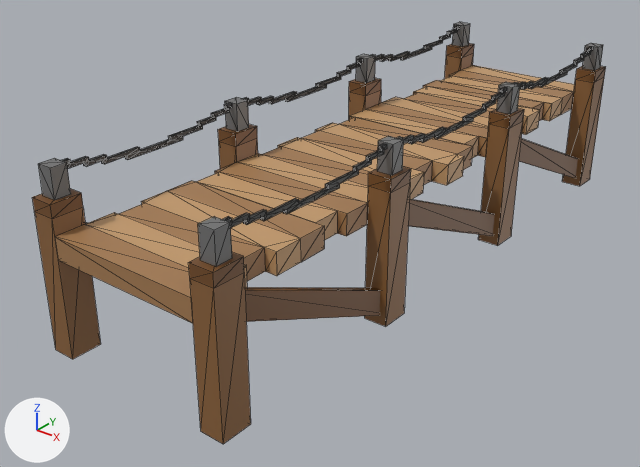
Two versions of the FBX model CrazyGamesJam24-Unity/Assets/_CrazyGames24/03_Environment/Mesh/SM_Wooden_Bridge.fbx, one commit apart.
Before and after are seen from a camera (50 mm lens) standing at (13.0, -18.64, 9.15) and looking at (-0.72, -1.49, -1.48). The lights are fixed; the arrows at lower left show +X, +Y and +Z. Mesh edges are drawn as thin lines.

Names of what the first picture shows: 'SM_Wooden_Bridge'.
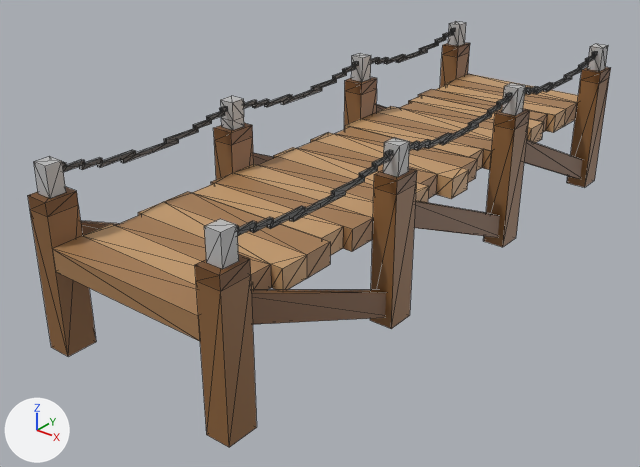
Changed parts and their boxes [x1, y1, x2, y2] in the pictures (640 x 467 px; the box of a moved part takes in the faces that stretch with it):
'SM_Wooden_Bridge', reshaped: before [32, 22, 606, 444]; after [28, 21, 611, 447]
part 1 of me_sm_wooden_bridge_003, moved or reshaped: before [55, 65, 575, 323]; after [52, 74, 578, 341]
part 2 of me_sm_wooden_bridge_003, moved or reshaped: before [519, 138, 578, 178]; after [524, 140, 583, 179]
part 3 of me_sm_wooden_bridge_003, moved or reshaped: before [408, 199, 494, 236]; after [414, 201, 500, 238]
part 4 of me_sm_wooden_bridge_003, moved or reshaped: before [245, 287, 380, 322]; after [251, 290, 386, 324]
part 5 of me_sm_wooden_bridge_003, added (black): after [525, 51, 598, 95]
part 6 of me_sm_wooden_bridge_003, added (black): after [371, 28, 456, 64]
part 7 of me_sm_wooden_bridge_003, added: after [409, 92, 512, 151]
part 8 of me_sm_wooden_bridge_003, added: after [243, 61, 359, 108]
part 9 of me_sm_wooden_bridge_003, added: after [237, 150, 393, 236]
part 10 of me_sm_wooden_bridge_003, added: after [62, 106, 228, 172]
part 11 of me_sm_wooden_bridge_003, moved or reshaped (not visible before): after [376, 104, 386, 112]
part 12 of me_sm_wooden_bridge_003, moved or reshaped (not visible before): after [253, 153, 274, 165]
part 13 of me_sm_wooden_bridge_003, moved or reshaped (not visible before): after [80, 220, 118, 236]
part 14 of me_sm_wooden_bridge_003, rebuilt: before [562, 66, 606, 186]; after [567, 67, 611, 188]
part 15 of me_sm_wooden_bridge_003, rebuilt: before [445, 43, 474, 78]; after [440, 43, 470, 87]
part 16 of me_sm_wooden_bridge_003, rebuilt: before [189, 252, 251, 444]; after [195, 254, 257, 447]
part 17 of me_sm_wooden_bridge_003, rebuilt: before [349, 78, 381, 116]; after [344, 77, 377, 130]
part 18 of me_sm_wooden_bridge_003, rebuilt: before [218, 124, 258, 169]; after [213, 123, 254, 179]
part 19 of me_sm_wooden_bridge_003, rebuilt: before [32, 189, 101, 359]; after [28, 187, 96, 357]
part 20 of me_sm_wooden_bridge_003, rebuilt: before [478, 108, 524, 246]; after [484, 109, 530, 247]
part 21 of me_sm_wooden_bridge_003, rebuilt: before [365, 167, 411, 327]; after [370, 168, 417, 329]
part 22 of me_sm_wooden_bridge_003, deleted: before [38, 22, 603, 267]
part 23 of me_sm_wooden_bridge_003, cut back: before [61, 25, 460, 169]; after [34, 21, 466, 198]
part 24 of me_sm_wooden_bridge_003, cut back: before [223, 47, 593, 228]; after [204, 44, 608, 269]

The change, as a list of edits to the scene's bpy script:
```text
Change me_sm_wooden_bridge_003:
    remove me_sm_wooden_bridge_003.from_pydata(...)  # 818 vertices, 1414 faces; spans x -2.7..2.7, y -8.9..8.9, z -2.3..2.3
    add me_sm_wooden_bridge_003.from_pydata(...)  # 822 vertices, 1420 faces; spans x -2.9..2.9, y -8.9..8.9, z -2.3..2.3
    me_sm_wooden_bridge_003 part 1: the loose piece of 154 vertices spanning x -2.1..2.3, y -8.9..8.9, z 0.3..0.8 is scaled about its middle by (1.08, 1, 1), then moved by (0.0, 0.0, -0.3)
    me_sm_wooden_bridge_003 part 2: the loose piece of 8 vertices spanning x 2.3..2.5, y 2.6..8.9, z -2.3..0.9 is moved by (0.2, 0.0, 0.0)
    me_sm_wooden_bridge_003 part 3: the loose piece of 8 vertices spanning x 2.3..2.5, y -3.1..3.2, z -2.3..0.9 is moved by (0.2, 0.0, 0.0)
    me_sm_wooden_bridge_003 part 4: the loose piece of 8 vertices spanning x 2.3..2.5, y -8.7..-2.4, z -2.3..0.9 is moved by (0.2, 0.0, 0.0)
    me_sm_wooden_bridge_003 part 5: the loose piece of 76 vertices spanning x 2.3..2.4, y 3.0..8.2, z 1.8..2.3 is copied, and the copy is moved by (0.2, 0.0, -0.1); it spans x 2.5..2.6, y 3.0..8.2, z 1.7..2.2
    me_sm_wooden_bridge_003 part 6: the loose piece of 76 vertices spanning x -2.4..-2.3, y 3.0..8.2, z 1.8..2.3 is copied, and the copy is moved by (-0.2, 0.0, -0.1); it spans x -2.6..-2.5, y 3.0..8.2, z 1.7..2.2
    me_sm_wooden_bridge_003 part 7: the loose piece of 76 vertices spanning x 2.3..2.4, y -2.6..2.6, z 1.8..2.3 is copied, and the copy is moved by (0.2, 0.0, -0.1); it spans x 2.5..2.6, y -2.6..2.6, z 1.7..2.2
    me_sm_wooden_bridge_003 part 8: the loose piece of 76 vertices spanning x -2.4..-2.3, y -2.6..2.6, z 1.8..2.3 is copied, and the copy is moved by (-0.2, 0.0, -0.1); it spans x -2.6..-2.5, y -2.6..2.6, z 1.7..2.2
    me_sm_wooden_bridge_003 part 9: the loose piece of 76 vertices spanning x 2.3..2.4, y -8.2..-3.0, z 1.8..2.3 is copied, and the copy is moved by (0.2, 0.0, -0.1); it spans x 2.5..2.6, y -8.2..-3.0, z 1.7..2.2
    me_sm_wooden_bridge_003 part 10: the loose piece of 76 vertices spanning x -2.4..-2.3, y -8.2..-3.0, z 1.8..2.3 is copied, and the copy is moved by (-0.2, 0.0, -0.1); it spans x -2.6..-2.5, y -8.2..-3.0, z 1.7..2.2
    me_sm_wooden_bridge_003 part 11: the loose piece of 8 vertices spanning x -2.5..-2.3, y 2.6..8.9, z -2.3..0.9 is moved by (-0.2, 0.0, 0.0)
    me_sm_wooden_bridge_003 part 12: the loose piece of 8 vertices spanning x -2.5..-2.3, y -3.1..3.2, z -2.3..0.9 is moved by (-0.2, 0.0, 0.0)
    me_sm_wooden_bridge_003 part 13: the loose piece of 8 vertices spanning x -2.5..-2.3, y -8.7..-2.4, z -2.3..0.9 is moved by (-0.2, 0.0, 0.0)
    me_sm_wooden_bridge_003 part 14: the loose piece of 12 vertices spanning x 2.1..2.7, y 8.0..8.9, z -2.3..1.6 is rebuilt with 12 vertices and now spans x 2.2..2.9, y 8.0..8.9, z -2.3..1.6
    me_sm_wooden_bridge_003 part 15: the loose piece of 12 vertices spanning x -2.7..-2.1, y 8.0..8.9, z -2.3..1.6 is rebuilt with 12 vertices and now spans x -2.9..-2.2, y 8.0..8.9, z -2.3..1.6
    me_sm_wooden_bridge_003 part 16: the loose piece of 12 vertices spanning x 2.1..2.7, y -8.9..-8.0, z -2.3..1.6 is rebuilt with 12 vertices and now spans x 2.2..2.9, y -8.9..-8.0, z -2.3..1.6
    me_sm_wooden_bridge_003 part 17: the loose piece of 12 vertices spanning x -2.7..-2.1, y 2.4..3.2, z -2.3..1.6 is rebuilt with 12 vertices and now spans x -2.9..-2.2, y 2.4..3.2, z -2.3..1.6
    me_sm_wooden_bridge_003 part 18: the loose piece of 12 vertices spanning x -2.7..-2.1, y -3.2..-2.4, z -2.3..1.6 is rebuilt with 12 vertices and now spans x -2.9..-2.2, y -3.2..-2.4, z -2.3..1.6
    me_sm_wooden_bridge_003 part 19: the loose piece of 12 vertices spanning x -2.7..-2.1, y -8.9..-8.0, z -2.3..1.6 is rebuilt with 12 vertices and now spans x -2.9..-2.2, y -8.9..-8.0, z -2.3..1.6
    me_sm_wooden_bridge_003 part 20: the loose piece of 12 vertices spanning x 2.1..2.7, y 2.4..3.2, z -2.3..1.6 is rebuilt with 12 vertices and now spans x 2.2..2.9, y 2.4..3.2, z -2.3..1.6
    me_sm_wooden_bridge_003 part 21: the loose piece of 12 vertices spanning x 2.1..2.7, y -3.2..-2.4, z -2.3..1.6 is rebuilt with 12 vertices and now spans x 2.2..2.9, y -3.2..-2.4, z -2.3..1.6
    me_sm_wooden_bridge_003 part 22: 7 loose pieces with 56 vertices, spanning x -2.6..2.6, y -8.7..8.7, z 1.6..2.3, are deleted
    me_sm_wooden_bridge_003 part 23: 6 vertices moved within x -2.4, y -8.2..8.2, z 2.3; 230 vertices removed from x -2.6..-2.2, y -8.2..8.2, z 1.6..2.3; 30 vertices added at x -2.8..-2.4, y -8.7..8.7, z 1.6..2.3
    me_sm_wooden_bridge_003 part 24: 6 vertices moved within x 2.4, y -8.2..8.2, z 2.3; 222 vertices removed from x 2.3..2.4, y -8.2..8.2, z 1.8..2.3; 26 vertices added at x 2.4..2.8, y -8.7..8.7, z 1.6..2.3
```
